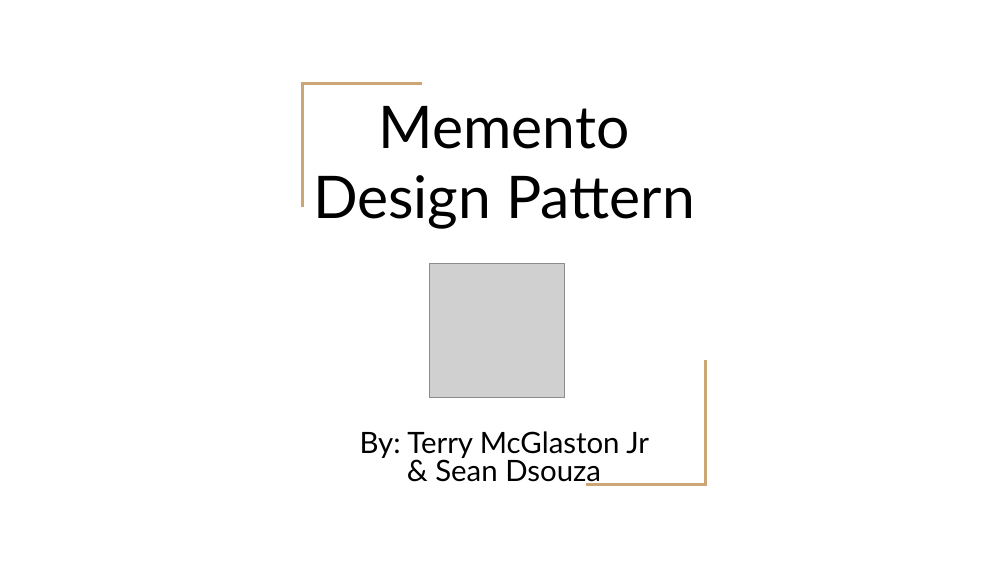
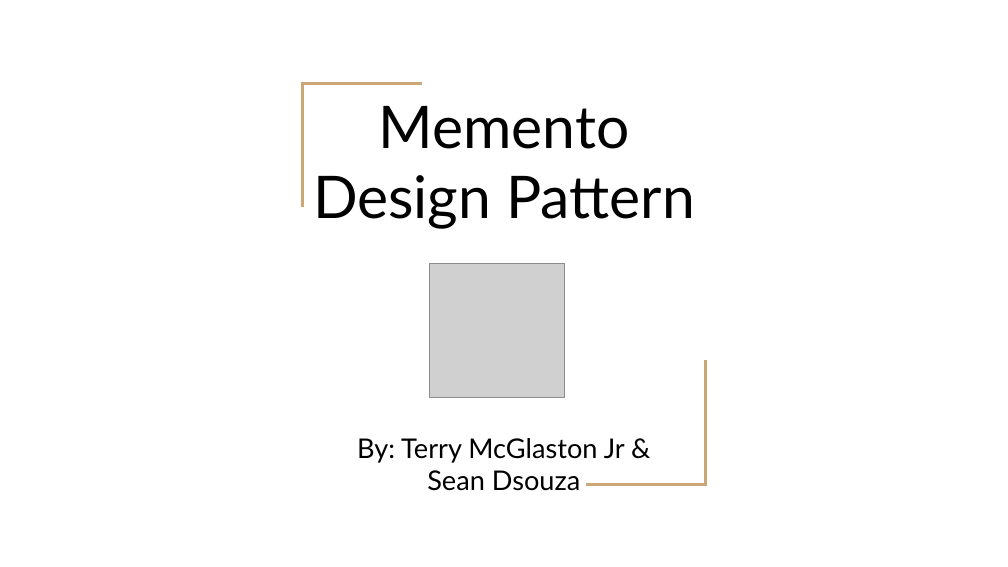
Before and after one commit to mcglastont/mementoPattern-presentation-mcglaston-dsouza, a slide deck: slide 1 of SE 2811-031 Section 031.pptx. Drawn at 1008x567 pixels with LibreOffice and Linux fonts; fonts in the diff are those of the drawing; grey boxes stand for pictures. Boxes give left, top, right and bottom in pixels: in the first picture for what was removed or moved away, otherwise in the second. Text is boxed around its words. In the diff, an @@ line names an element or a change of style, - is before the commit and + after.

```diff
--- a/SE 2811-031 Section 031.pptx
+++ b/SE 2811-031 Section 031.pptx
@@ subtitle "By: Terry McGlaston Jr & ..." at <box>357,438,625,491</box>: size 21 to 19.4 pt; line spacing 0.8 to 1 @@
```
Also in this commit, not shown: 5 other slides changed, 2 slides added.
